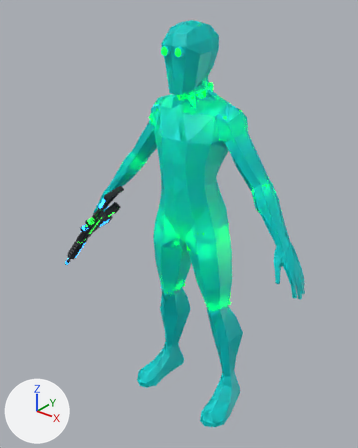
Before and after pictures for a commit that changed the glTF model data/droid_full_deform.glb.
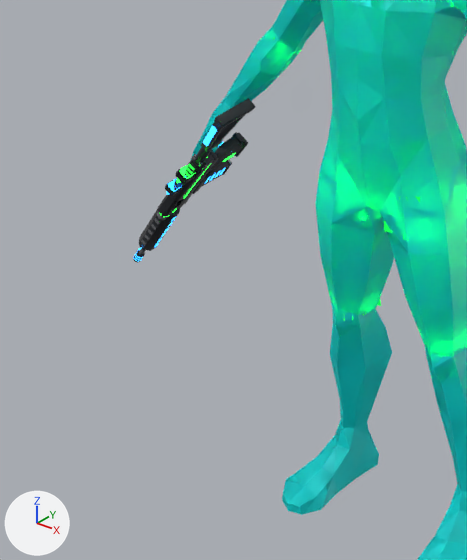
Old and new are each drawn whole from a 50 mm camera at (1.318, -1.747, 2.134) aimed at (-0.112, 0.04, 1.026) and again close up on the part from 0% to 63% of the width and 31% to 92% of the height. The axes (+X, +Y, +Z) are drawn at lower left. The lights are the same throughout. The older version's two pictures come first. Where no turn or scale is listed for an object, it has been applied to the vertices.

The first close-up shows 'gun', 'mesh_node', 'rifle_gun' and 6 more.
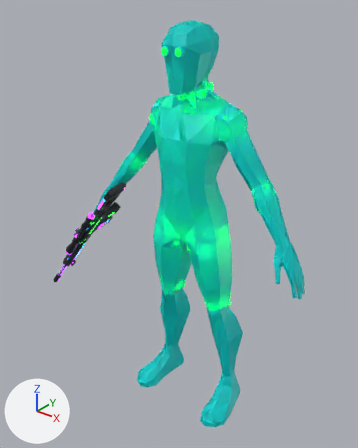
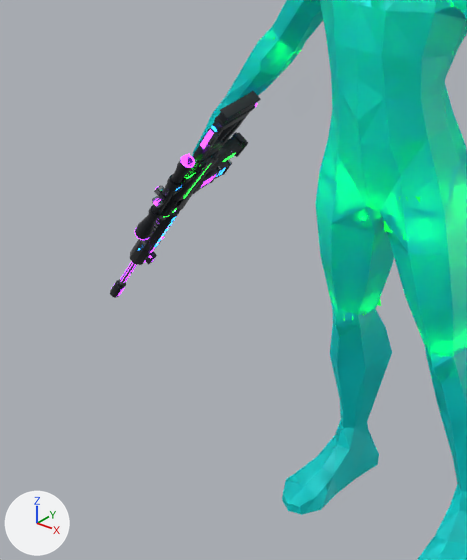
Boxes [x1, y1, x2, y2] around the edits, measured in the close-ups (467 x 560 px):
'sniper_gun', added
    after: [110, 91, 261, 298]
    faces in mat_sniper_body (dark grey #3f4248): [110, 91, 261, 298]
    faces in mat_sniper_grip (dark grey #2c2e30): [221, 91, 260, 150]
    faces in mat_sniper_trim (grey #adb1b6): [119, 129, 221, 285]
    faces in mat_sniper_glow (purple #b338ff, glowing purple #b338ff): [111, 103, 258, 296]
'sniper_hud', added
    after: [181, 153, 195, 166]

What changed in the scene script:
```text
Add mat_sniper_screen:
    mat_sniper_screen = principled_material('sniper_screen')
    mat_sniper_screen.base_color = (0.0, 0.0, 0.0)  # black #000000
    mat_sniper_screen.metallic = 1.0
    mat_sniper_screen.roughness = 1.0
    mat_sniper_screen.emission_color = (0.45, 0.04, 1.0)  # purple #b338ff
    mat_sniper_screen.emission_strength = 4.0
Add mat_sniper_trim:
    mat_sniper_trim = principled_material('sniper_trim')
    mat_sniper_trim.base_color = (0.42, 0.44, 0.47)  # grey #adb1b6
    mat_sniper_trim.metallic = 1.0
    mat_sniper_trim.roughness = 0.25
Add mat_sniper_body:
    mat_sniper_body = principled_material('sniper_body')
    mat_sniper_body.base_color = (0.05, 0.055, 0.065)  # dark grey #3f4248
    mat_sniper_body.metallic = 0.85
    mat_sniper_body.roughness = 0.32
Add mat_sniper_grip:
    mat_sniper_grip = principled_material('sniper_grip')
    mat_sniper_grip.base_color = (0.025, 0.027, 0.03)  # dark grey #2c2e30
    mat_sniper_grip.roughness = 0.75
Add mat_sniper_glow:
    mat_sniper_glow = principled_material('sniper_glow')
    mat_sniper_glow.base_color = (0.45, 0.04, 1.0)  # purple #b338ff
    mat_sniper_glow.roughness = 0.4
    mat_sniper_glow.emission_color = (0.45, 0.04, 1.0)  # purple #b338ff
    mat_sniper_glow.emission_strength = 4.0
Add me_plane_002:
    me_plane_002.from_pydata([(-1.0, -1.0, -0.16), (1.0, -1.0, -0.16), (-1.0, 1.0, -0.16), (1.0, 1.0, -0.16), (-1.0, 0.0, 0.23), (1.0, 0.0, 0.23), (1.0, 0.5, 0.13), (-1.0, 0.5, 0.13), (-1.0, -0.5, 0.13), (1.0, -0.5, 0.13), (1.0, 0.75, 0.04), (-1.0, 0.75, 0.04), (-1.0, 0.25, 0.2), (1.0, 0.25, 0.2), (1.0, -0.25, 0.2), (-1.0, -0.25, 0.2), (-1.0, -0.75, 0.04), (1.0, -0.75, 0.04)], [], [(11, 10, 3), (11, 3, 2), (15, 14, 5), (15, 5, 4), (12, 13, 6), (12, 6, 7), (16, 17, 9), (16, 9, 8), (7, 6, 10), (7, 10, 11), (4, 5, 13), (4, 13, 12), (8, 9, 14), (8, 14, 15), (0, 1, 17), (0, 17, 16)])
    me_plane_002.materials.append(mat_sniper_screen)  # black #000000, glowing purple #b338ff
Add me_sniper_gun:
    me_sniper_gun.from_pydata(...)  # 3820 vertices, 7248 faces; spans x -0.425..0.259, y -0.187..0.069, z -0.529..0.31
    # faces by material slot: [4480, 1156, 240, 1372]
    me_sniper_gun.materials.append(mat_sniper_body)  # dark grey #3f4248
    me_sniper_gun.materials.append(mat_sniper_trim)  # grey #adb1b6
    me_sniper_gun.materials.append(mat_sniper_grip)  # dark grey #2c2e30
    me_sniper_gun.materials.append(mat_sniper_glow)  # purple #b338ff, glowing purple #b338ff
Add ob_sniper_hud:
    ob_sniper_hud = bpy.data.objects.new('sniper_hud', me_plane_002)
    ob_sniper_hud.parent = ob_sniper
    ob_sniper_hud.location = (-1.86, 0.0, 1.42)
    ob_sniper_hud.rotation_euler = (0.0, 1.571, 0.0)  # degrees (0, 90, 0)
    ob_sniper_hud.scale = (0.13, 0.12, 1.0)
Add ob_sniper:
    ob_sniper = bpy.data.objects.new('sniper', None)
    ob_sniper.location = (-0.606, -0.0664, 0.922)
    ob_sniper.rotation_euler = (1.412, 2.255, -0.0878)  # degrees (81, 129, -5)
    ob_sniper.scale = (0.105, 0.105, 0.105)
Add ob_sniper_gun:
    ob_sniper_gun = bpy.data.objects.new('sniper_gun', me_sniper_gun)
    ob_sniper_gun.location = (-0.606, -0.066, 0.922)
```
